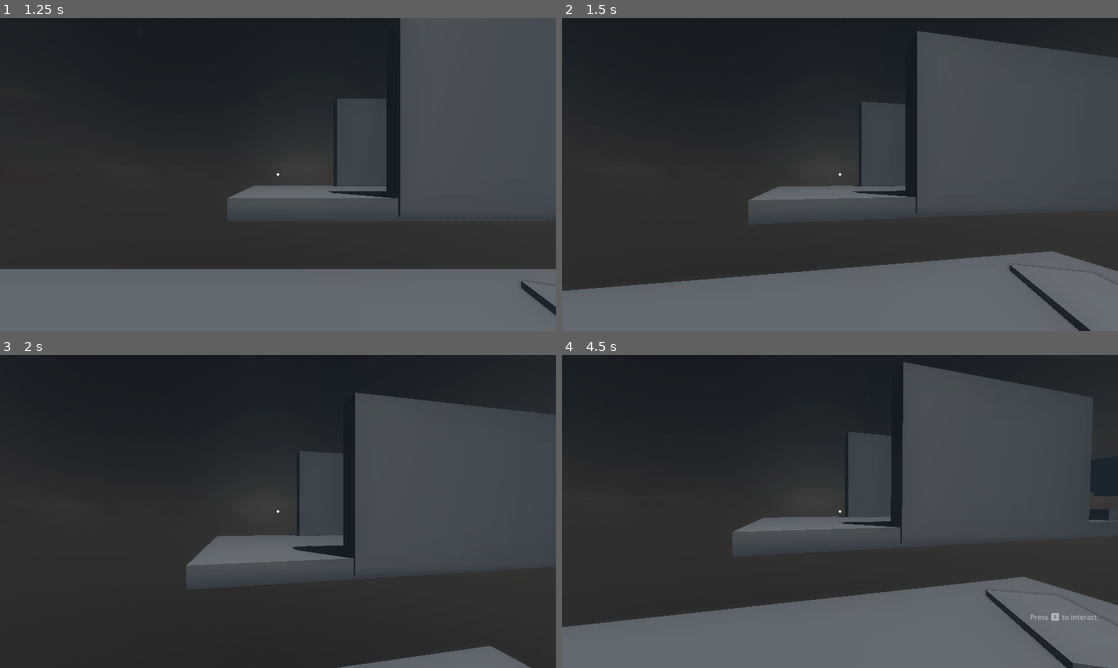
Above: before the commit, frames 1-4 (two rows, left to right).
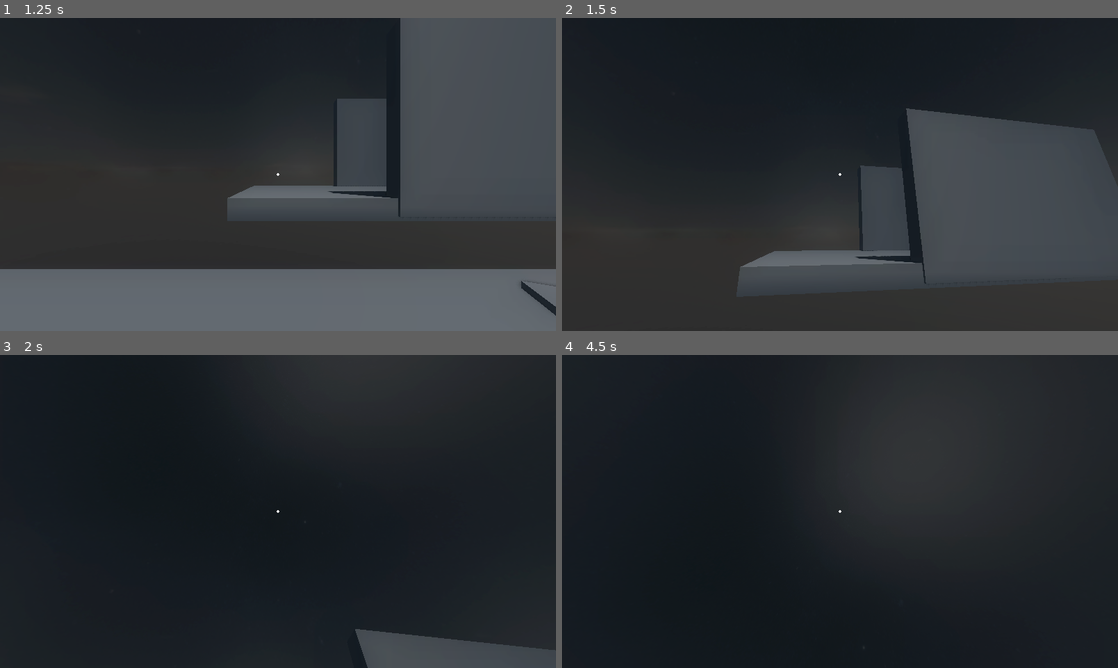
Above: after the commit, the same moments.

Repository: MegaCode111REAL/ARTIFICIAL-DEPTH
Game: Godot game, scene res://main_menu.tscn
Two runs of this game, one before a commit and one after it. Both use one fixed random seed, a clock stepped at 60 frames per second and the inputs below.
Inputs (mouse positions are in pixels of both pictures, inside the frame that each line leads up to):
- Up to frame 1 (1.25 s): click "start" at 0.5 s
- Up to frame 2 (1.5 s): tap Enter (ui_accept) at 1.25 s; move the mouse to (867, 174) at 1.27 s; hold Up (ui_up) from 1.28 s (still down); tap L at 1.35 s; click (867, 174) at 1.42 s
- Up to frame 3 (2 s): keep holding Up (ui_up); tap Space (jump) at 1.52 s
- Up to frame 4 (4.5 s): keep holding Up (ui_up); move the mouse to (812, 511) at 2.02 s; tap E (interact) at 2.1 s; click (812, 511) at 2.17 s; tap Space (jump) at 2.27, 3.77 s; tap L at 2.3, 3.05, 3.8 s; move the mouse to (851, 505) at 2.77 s; tap F (toggle_dimension) at 2.85 s; click (851, 505) at 2.92 s; move the mouse to (834, 517) at 3.52 s; tap Tab at 3.6 s; click (834, 517) at 3.67 s; move the mouse to (878, 514) at 4.27 s; tap Backspace at 4.35 s; click (878, 514) at 4.42 s

Frame 1 is identical in both runs. In frame 2, 40% of the frame differs, in the area x 0-100%, y 4-100%; in frame 3, 40%; in frame 4, 61%, in the area x 0-100%, y 2-100%.

Commit message:
fix camera

Diff:
--- a/player.gd
+++ b/player.gd
@@ -4,6 +4,7 @@
 const JUMP_VELOCITY = 7.0
 const GRAVITY = 20.0
 const MOUSE_SENS = 0.0025
+const KEY_LOOK_SPEED = 1.5 # radians per second
 
 @export var interact_distance := 3.0
 
@@ -68,6 +69,13 @@
 		Input.set_mouse_mode(Input.MOUSE_MODE_VISIBLE)
 
 
+	head.rotation.x = clamp(
+		head.rotation.x,
+		deg_to_rad(-85),
+		deg_to_rad(85)
+	)
+
+
 func _input(event):
 	if event is InputEventMouseButton:
 		if Input.mouse_mode != Input.MOUSE_MODE_CAPTURED:
@@ -86,6 +94,23 @@
 		await gui.blackout(1.0)
 		await timer(0.5)
 		get_tree().reload_current_scene()
+
+	# Keyboard camera controls (works in 3D only)
+	if Input.mouse_mode == Input.MOUSE_MODE_CAPTURED and !mode_2d:
+		var yaw := 0.0
+		var pitch := 0.0
+
+		if Input.is_action_pressed("ui_left"):
+			yaw += 1.0
+		if Input.is_action_pressed("ui_right"):
+			yaw -= 1.0
+		if Input.is_action_pressed("ui_up"):
+			pitch += 1.0
+		if Input.is_action_pressed("ui_down"):
+			pitch -= 1.0
+
+		rotate_y(yaw * KEY_LOOK_SPEED * delta)
+		head.rotate_x(pitch * KEY_LOOK_SPEED * delta)
 
 	if !is_on_floor():
 		velocity.y -= GRAVITY * delta
Not shown, changed: game.png.import
Binary file added: index.apple-touch-icon.png
Binary file added: index.icon.png
Binary file added: index.png
Not shown, added: index.audio.position.worklet.js
Not shown, added: index.audio.worklet.js
Not shown, added: index.html
Not shown, added: index.js
Not shown, added: index.wasm
